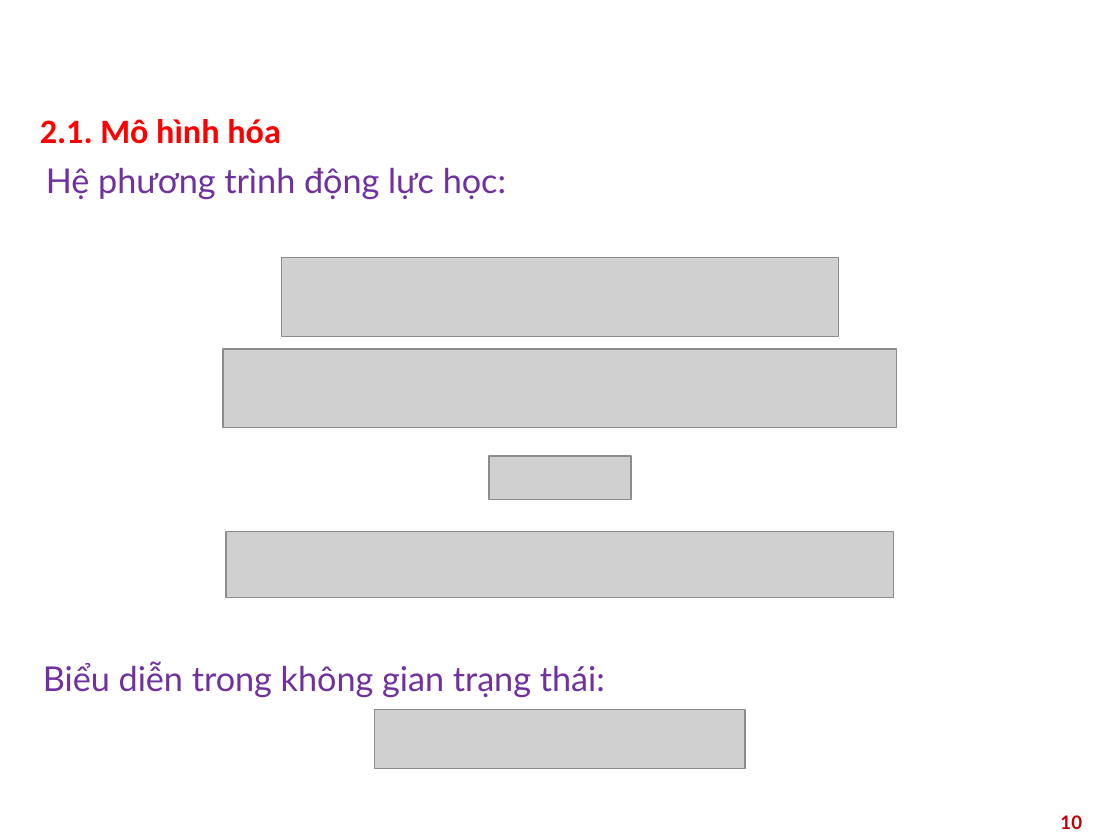
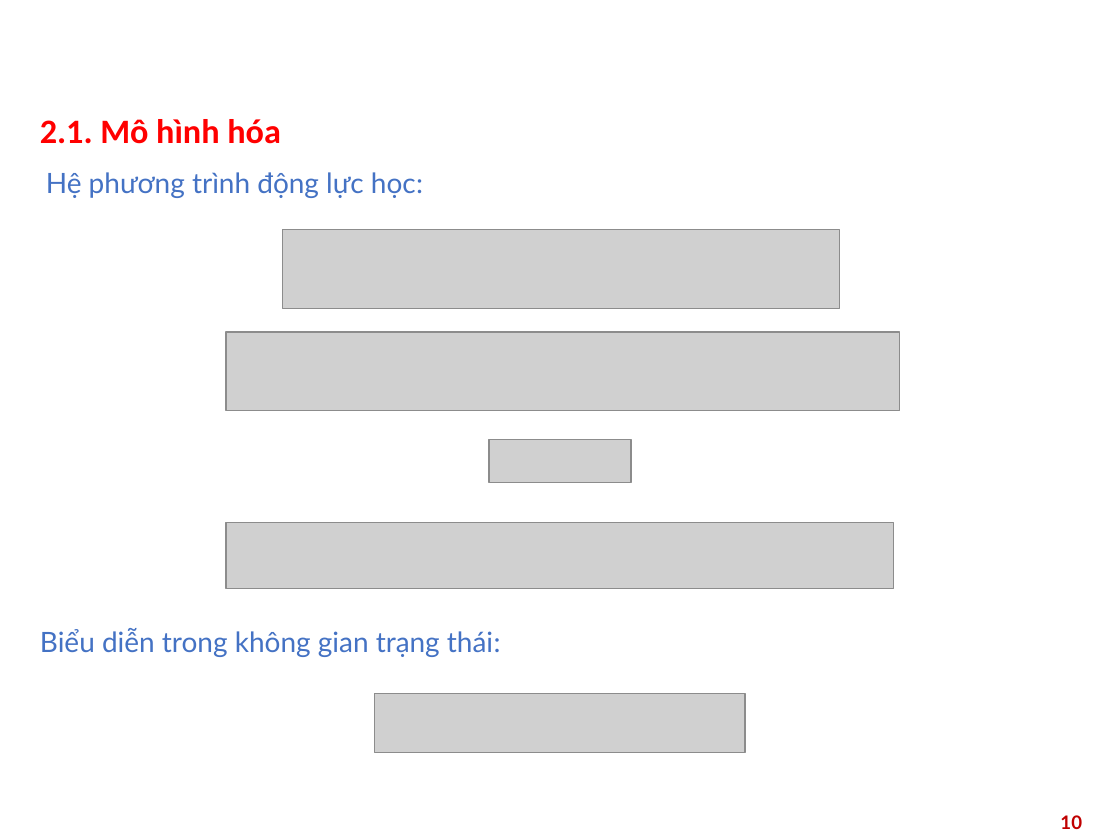
Before and after one commit to huynq03/doan_2025.1, a slide deck: slide 10 of Quadrotor-Control-System/slide/demo.pptx. Drawn at 1120x840 pixels with LibreOffice and Linux fonts; fonts in the diff are those of the drawing; grey boxes stand for pictures; background and template pictures are left out. Boxes give left, top, right and bottom in pixels: in the first picture for what was removed or moved away, otherwise in the second. Text is boxed around its words. In the diff, an @@ line names an element or a change of style, - is before the commit and + after.

```diff
--- a/Quadrotor-Control-System/slide/demo.pptx
+++ b/Quadrotor-Control-System/slide/demo.pptx
@@ text "Hệ phương trình động lực ..." at (46, 172, 423, 198): size 22 to 18 pt, text colour #7030A0 to #4472C4 @@
@@ picture: place and size @@
-picture at (281, 258, 838, 336)
+picture at (282, 230, 839, 308)
@@ picture: place and size @@
-picture at (223, 349, 897, 428)
+picture at (226, 332, 900, 410)
@@ picture: place and size @@
-picture at (489, 456, 632, 500)
+picture at (489, 439, 632, 483)
@@ picture: place and size @@
-picture at (226, 532, 894, 598)
+picture at (226, 523, 894, 589)
@@ text "Biểu diễn trong không gian ..." at (40, 628, 501, 657): size 22 to 18 pt, text colour #7030A0 to #4472C4 @@
@@ text "Biểu diễn trong không gian ...": place and size @@
-text "Biểu diễn trong không gian ..." at (43, 662, 605, 698)
+text "Biểu diễn trong không gian ..." at (40, 628, 501, 657)
@@ picture: place and size @@
-picture at (375, 709, 746, 768)
+picture at (375, 693, 746, 753)
```
Also in this commit, not shown: 10 other slides changed, 7 slides added, 55 other files.
